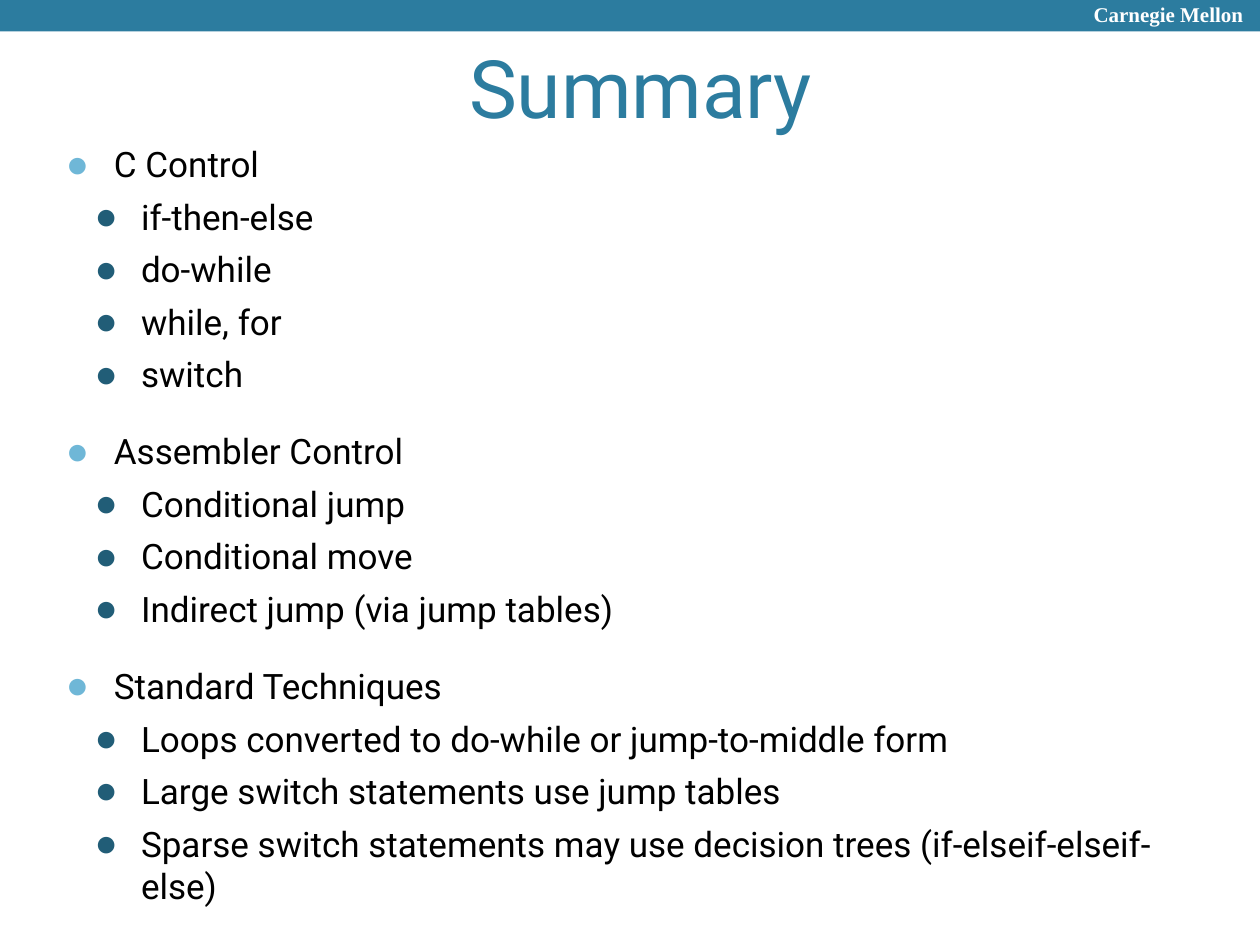
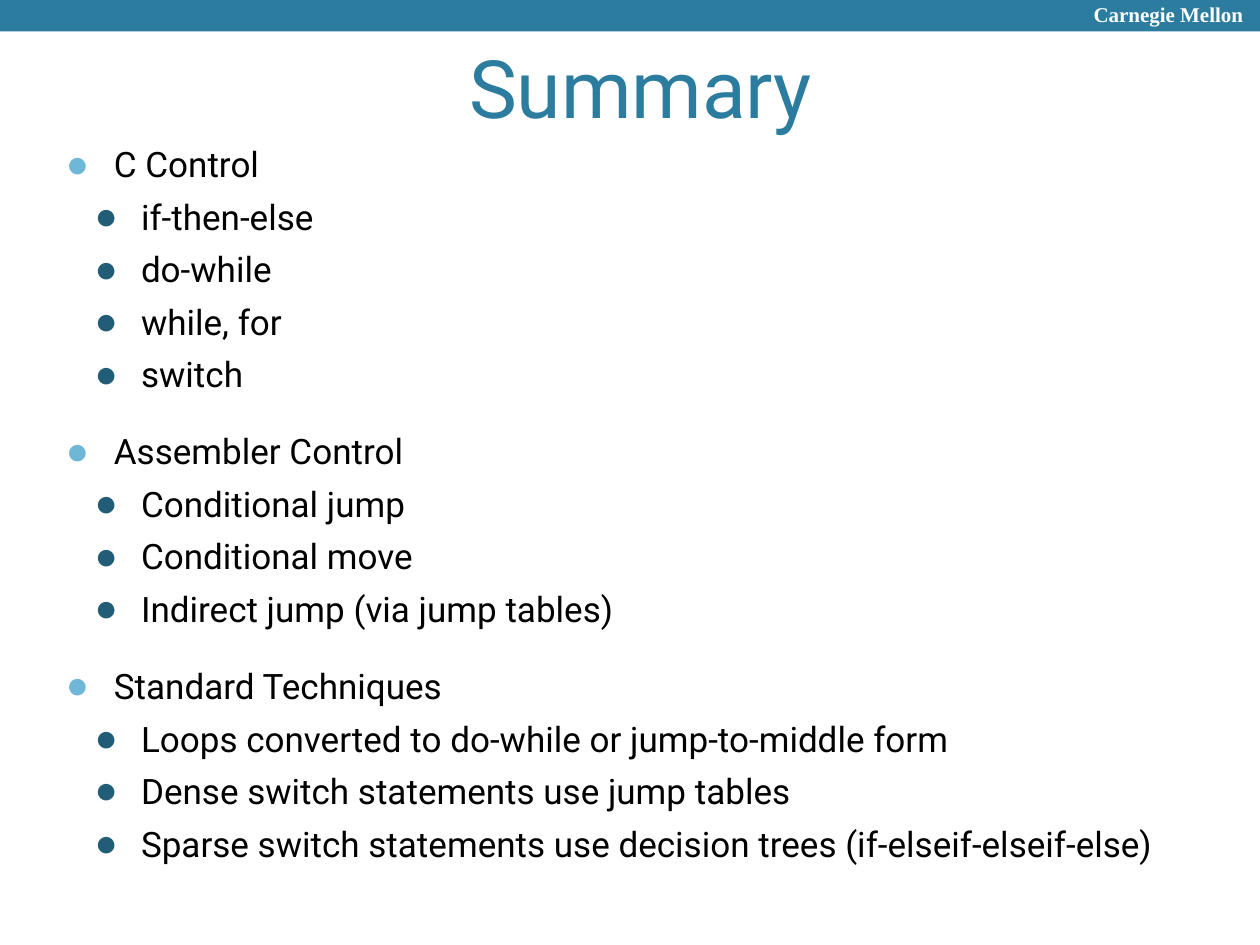
Before and after one commit to pdownen/pdownen.github.io, a slide deck: slide 30 of courses/24S/Assembly/notes/06_x86_control.pptx. Drawn at 1260x945 pixels with LibreOffice and Linux fonts; fonts in the diff are those of the drawing; background and template pictures are left out. Boxes give left, top, right and bottom in pixels: in the first picture for what was removed or moved away, otherwise in the second. Text is boxed around its words. In the diff, an @@ line names an element or a change of style, - is before the commit and + after.

```diff
--- a/courses/24S/Assembly/notes/06_x86_control.pptx
+++ b/courses/24S/Assembly/notes/06_x86_control.pptx
@@ text at (x1=141, y1=777, x2=1151, y2=865): text changed @@
-  ● Large switch statements use jump tables
-  ● Sparse switch statements may use decision trees (if-elseif-elseif-else)
+  ● Dense switch statements use jump tables
+  ● Sparse switch statements use decision trees (if-elseif-elseif-else)
```
Also in this commit, not shown: 7 other slides changed.
